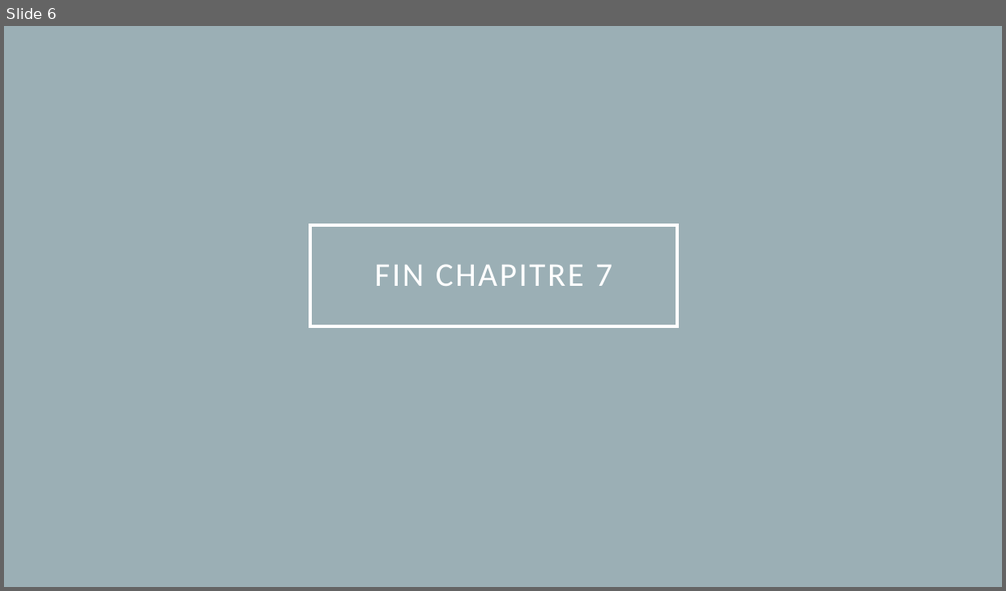
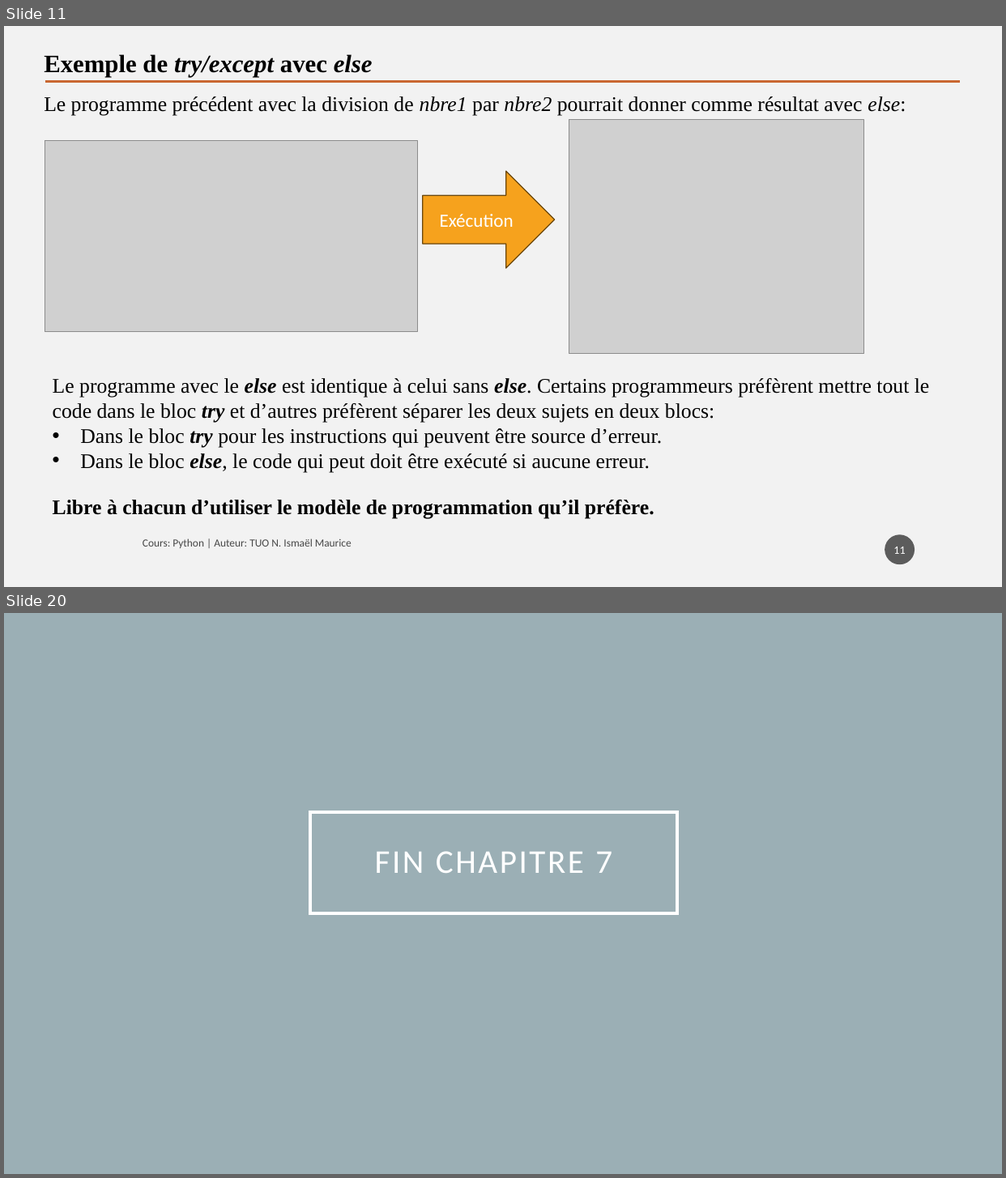
Before and after one commit to tisma95/cours-python, a slide deck: source/Chapitre 7 - Les exceptions.pptx. Shown one above the other, each under a label of ours: slide 6 before the commit, slides 11 and 20 after it; the slides between them are not shown. The pictures are 1006x591 and 1006x1178 pixels, drawn with LibreOffice and Linux fonts; fonts in the diff are those of the drawing; grey boxes stand for pictures. Boxes give left, top, right and bottom in pixels: in the first picture for what was removed or moved away, otherwise in the second. Text is boxed around its words. In the diff, an @@ line names an element or a change of style, - is before the commit and + after.

Commit message:
Feat(chp7): Rédaction chapitre sur les exceptions

```diff
--- a/source/Chapitre 7 - Les exceptions.pptx
+++ b/source/Chapitre 7 - Les exceptions.pptx
@@ slide 11 added at [4, 26, 1002, 587], background #F2F2F2 @@
@@ text added at [44, 54, 373, 77], 24 pt, text #000000, bold, italic @@
+Exemple de try/except avec else
@@ text added at [44, 96, 906, 115], 20 pt, text #000000 @@
+Le programme précédent avec la division de nbre1 par nbre2 pourrait donner comme résultat avec else:
@@ line added from (45, 81) to (960, 81), #C96731 2.5 pt @@
@@ picture added at [569, 120, 863, 354] @@
@@ picture added at [45, 141, 418, 332] @@
@@ right arrow added at [423, 171, 554, 268], fill #F6A21D, outline #6C470D 1 pt, 18 pt, text #FFFFFF @@
+Exécution
@@ text added at [53, 378, 929, 473], 20 pt, text #000000 @@
+Le programme avec le else est identique à celui sans else. Certains programmeurs préfèrent mettre tout le code dans le bloc try et d’autres préfèrent séparer les deux sujets en deux blocs:
+• Dans le bloc try pour les instructions qui peuvent être source d’erreur.
+• Dans le bloc else, le code qui peut doit être exécuté si aucune erreur.
@@ text added at [53, 500, 654, 519], 20 pt, text #000000, bold @@
+Libre à chacun d’utiliser le modèle de programmation qu’il préfère.
@@ page number added at [885, 535, 915, 565], fill #1D1D1D at 70% opacity, 11 pt, text #FFFFFF @@
+11
@@ text added at [143, 539, 351, 548], 10.5 pt, text #000000 at 70% opacity @@
+Cours: Python | Auteur: TUO N. Ismaël Maurice
@@ what was slide 6 is now slide 20 @@
```
Also in this commit, not shown: 4 slides changed, 13 other slides added, 11 other files.
